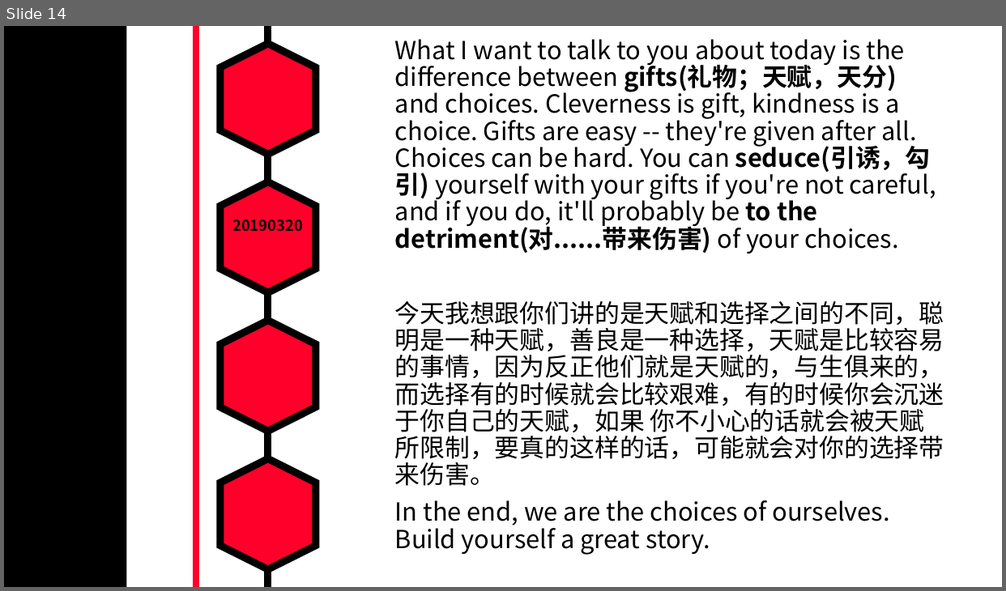
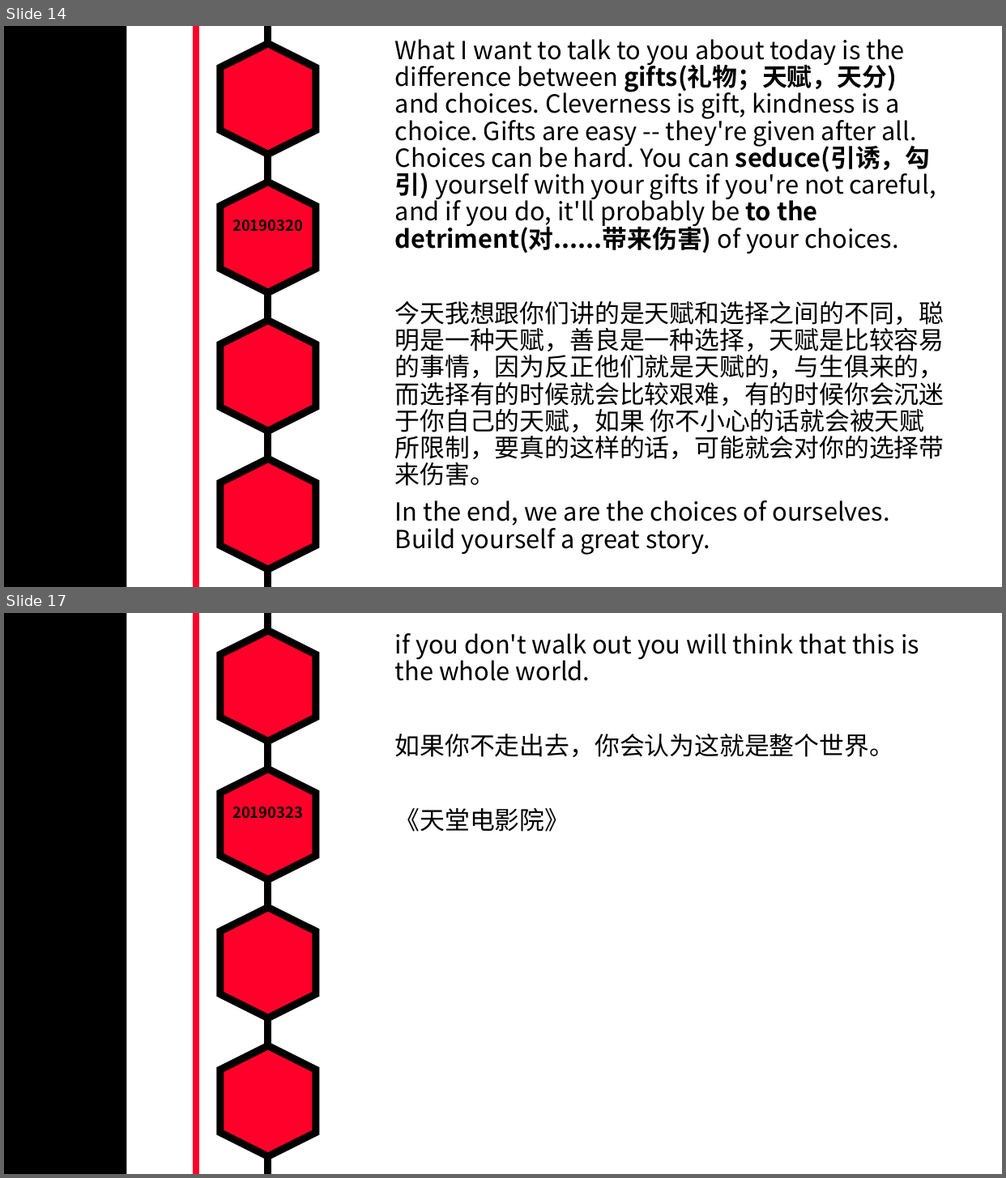
Before and after one commit to MarkShen1992/PPT-template, a slide deck: morning reading/iridescent english sentenses.pptx. Shown one above the other, each under a label of ours: slide 14 before the commit, slides 14 and 17 after it; the slides between them are not shown. The pictures are 1006x591 and 1006x1178 pixels, drawn with LibreOffice and Linux fonts; fonts in the diff are those of the drawing. Boxes give left, top, right and bottom in pixels: in the first picture for what was removed or moved away, otherwise in the second. Text is boxed around its words. In the diff, an @@ line names an element or a change of style, - is before the commit and + after.

```diff
--- a/morning reading/iridescent english sentenses.pptx
+++ b/morning reading/iridescent english sentenses.pptx
@@ slide 17 added at (4,613,1002,1174), background #FFFFFF; not listed: 7 template elements that a slide beside it also shows @@
@@ text added at (395,633,919,832), 24 pt, text #000000 @@
+if you don't walk out you will think that this is the whole world.
+如果你不走出去，你会认为这就是整个世界。
+《天堂电影院》
@@ text added at (232,807,303,819), 14.4 pt, text #000000, bold @@
+20190323
```
Also in this commit, not shown: 1 slide changed, 1 other slide added.
